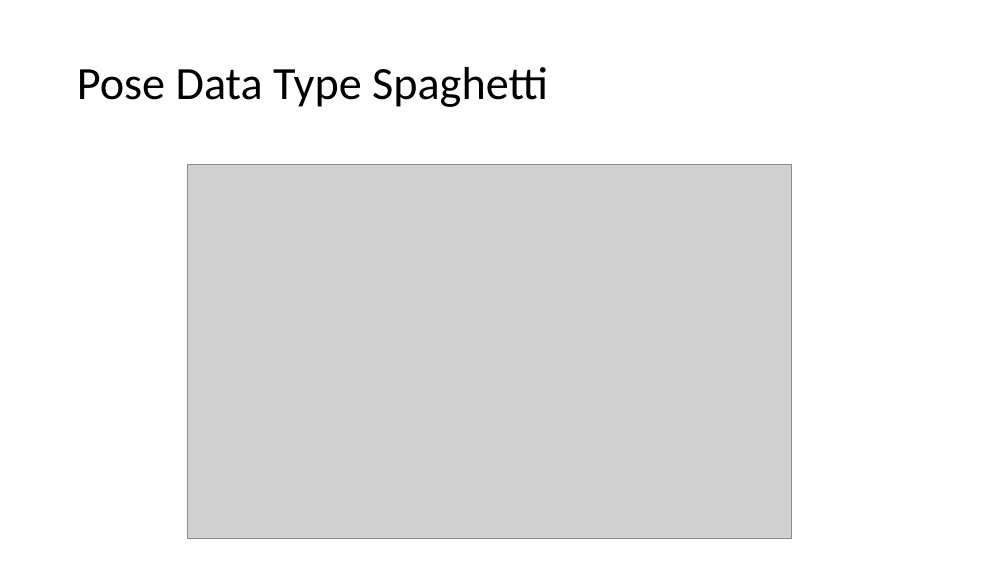
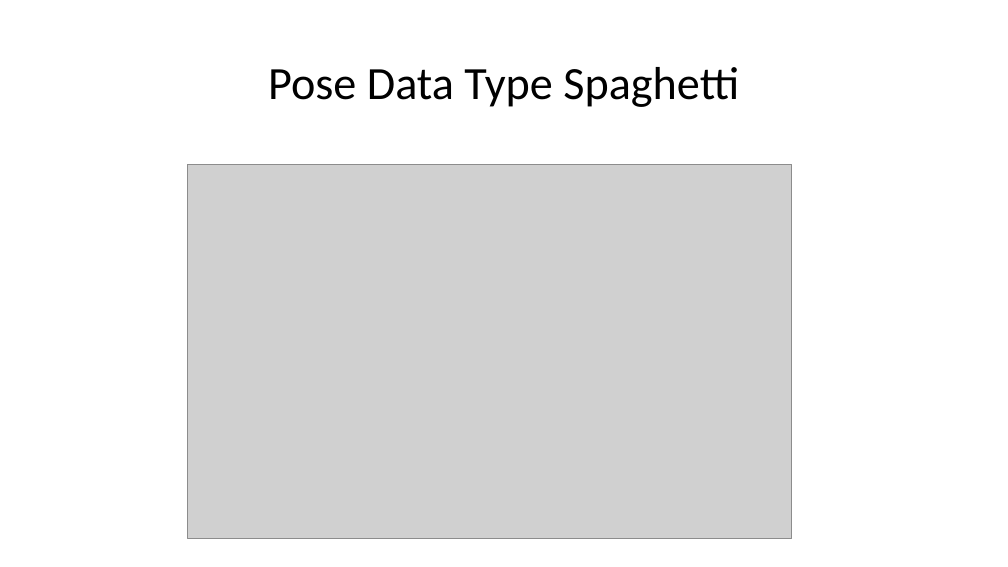
Before and after one commit to johnmichaloski/ROS, a slide deck: slide 10 of nistfanuc_ws/doc/ROSSlides.pptx. Drawn at 1008x567 pixels with LibreOffice and Linux fonts; fonts in the diff are those of the drawing; grey boxes stand for pictures. Boxes give left, top, right and bottom in pixels: in the first picture for what was removed or moved away, otherwise in the second. Text is boxed around its words. In the diff, an @@ line names an element or a change of style, - is before the commit and + after.

```diff
--- a/nistfanuc_ws/doc/ROSSlides.pptx
+++ b/nistfanuc_ws/doc/ROSSlides.pptx
@@ title "Pose Data Type Spaghetti" at bbox=[268, 67, 739, 107]: alignment left to centre @@
```
Also in this commit, not shown: 1 slide added, 1 slide removed, 42 other files.
